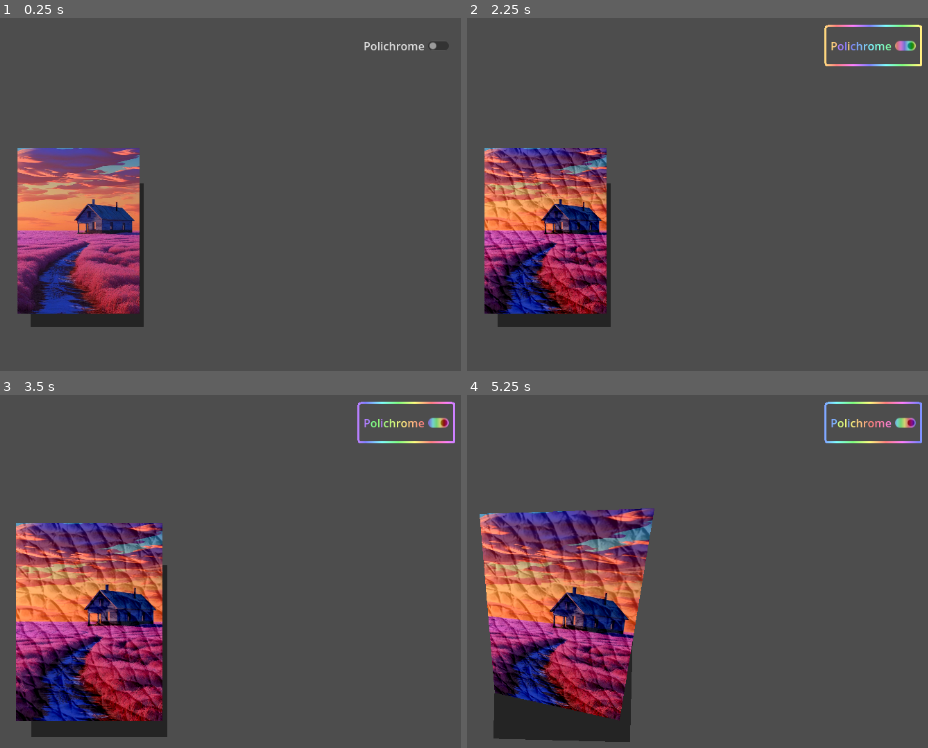
Above: before the commit, frames 1-4 (two rows, left to right).
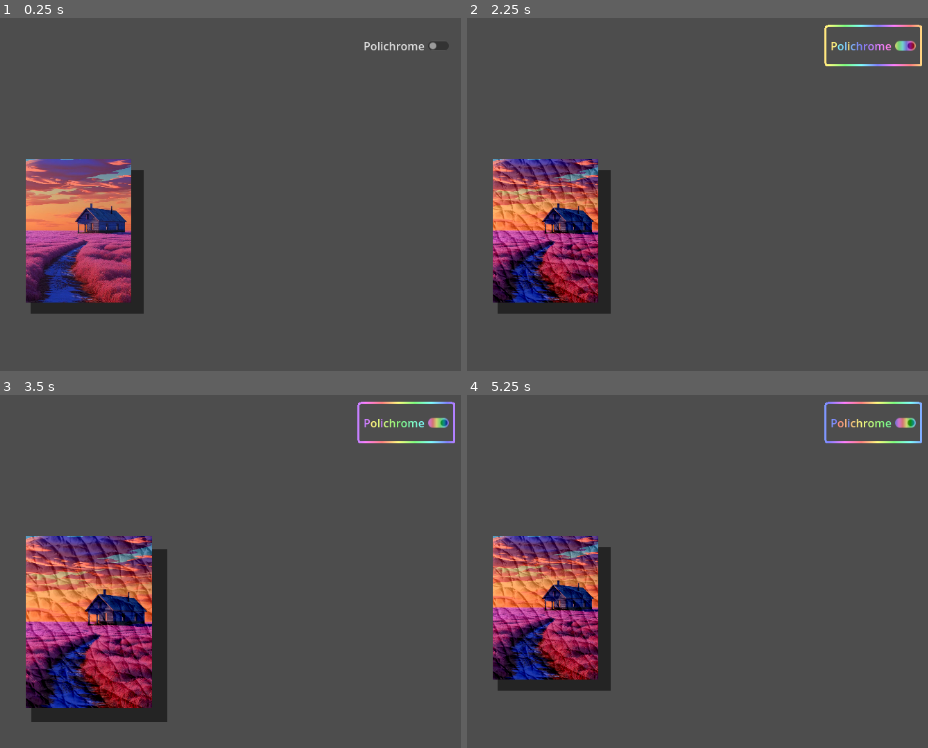
Above: after the commit, the same moments.

Repository: SphinxKingStone/NotBalatro
Game: Godot game, scene res://scenes/main.tscn
Same seed, same stepped clock (60 frames per second), same inputs: the game is played once before the commit and once after it.
Inputs (mouse positions are in pixels of both pictures, inside the frame that each line leads up to):
- Up to frame 1 (0.25 s): no input
- Up to frame 2 (2.25 s): click "Polichrome" at 0.5 s; click "Polichrome" at 1.25 s; click "Polichrome" at 2 s
- Up to frame 3 (3.5 s): move the mouse to (78, 606) at 2.77 s; click (78, 606) at 2.92 s
- Up to frame 4 (5.25 s): move the mouse to (outside the picture) at 3.52 s; click (outside the picture) at 3.67 s; move the mouse to (623, 507) at 4.27 s; click (623, 507) at 4.42 s; move the mouse to (503, 698) at 5.02 s; click (503, 698) at 5.17 s

The runs differ from the first frame. In frame 1, 9.0% of the frame differs, in the area x 3-32%, y 36-88%; in frame 2, 11%; in frame 3, 16%; in frame 4, 20%, in the area x 2-99%, y 1-99%.

Commit message:
update project structure, add shadow on y-axis

Diff:
--- a/shaders/card_effects_shader.tres
+++ b/assets/shaders/card_effects_shader.tres
@@ -1,11 +1,11 @@
 [gd_resource type="ShaderMaterial" load_steps=3 format=3 uid="uid://jqy5g16bmkgs"]
 
-[ext_resource type="Shader" path="res://shaders/card_effects_shader.gdshader" id="1_xe6st"]
+[ext_resource type="Shader" path="res://assets/shaders/card_effects_shader.gdshader" id="1_o0cpq"]
 [ext_resource type="Texture2D" uid="uid://bkafwk54xchyc" path="res://assets/images/scales.png" id="2_fqv8r"]
 
 [resource]
-shader = ExtResource("1_xe6st")
-shader_parameter/rect_size = Vector2(200, 270)
+shader = ExtResource("1_o0cpq")
+shader_parameter/rect_size = Vector2(152, 207)
 shader_parameter/fov = 90.0
 shader_parameter/cull_back = true
 shader_parameter/y_rot = 0.0
--- a/shaders/rainbow_effect.tres
+++ b/assets/shaders/rainbow_effect.tres
@@ -1,10 +1,10 @@
 [gd_resource type="ShaderMaterial" load_steps=2 format=3 uid="uid://vlm5huhyiu53"]
 
-[ext_resource type="Shader" path="res://shaders/rainbow_effect.gdshader" id="1_oru1r"]
+[ext_resource type="Shader" path="res://assets/shaders/rainbow_effect.gdshader" id="1_m44y2"]
 
 [resource]
-shader = ExtResource("1_oru1r")
+shader = ExtResource("1_m44y2")
 shader_parameter/strength = 0.5
 shader_parameter/speed = 0.5
-shader_parameter/angle = 180.0
+shader_parameter/angle = 0.0
 shader_parameter/enabled = false
--- a/scenes/card.tscn
+++ b/scenes/card.tscn
@@ -2,7 +2,7 @@
 
 [ext_resource type="Script" path="res://scripts/card.gd" id="1_3iipp"]
 [ext_resource type="Texture2D" uid="uid://wq7j75j05c8y" path="res://assets/images/card.png" id="2_ho2iv"]
-[ext_resource type="Material" uid="uid://jqy5g16bmkgs" path="res://shaders/card_effects_shader.tres" id="3_mty2i"]
+[ext_resource type="Material" uid="uid://jqy5g16bmkgs" path="res://assets/shaders/card_effects_shader.tres" id="3_mty2i"]
 
 [node name="Card" type="Control"]
 layout_mode = 3
--- a/scenes/main.tscn
+++ b/scenes/main.tscn
@@ -2,7 +2,7 @@
 
 [ext_resource type="Script" path="res://scripts/main.gd" id="1_m0hxw"]
 [ext_resource type="PackedScene" uid="uid://d6otfyylg74q" path="res://scenes/card.tscn" id="2_wowag"]
-[ext_resource type="Material" uid="uid://vlm5huhyiu53" path="res://shaders/rainbow_effect.tres" id="3_jf785"]
+[ext_resource type="Material" uid="uid://vlm5huhyiu53" path="res://assets/shaders/rainbow_effect.tres" id="3_jf785"]
 
 [node name="Main" type="Control"]
 layout_mode = 3
--- a/scripts/card.gd
+++ b/scripts/card.gd
@@ -2,7 +2,8 @@
 
 @export var angle_x_max: float = 15.0
 @export var angle_y_max: float = 15.0
-@export var max_offset_shadow: float = 50.0
+@export var max_shadow_offset_x: float = 50.0
+@export var max_shadow_offset_y: float = 50.0
 
 @export_category("Oscillator")
 @export var spring: float = 150.0
@@ -59,8 +60,10 @@
 	# Only x changes depending on how far we are from the center of the screen
 	var center: Vector2 = get_viewport_rect().size / 2.0
 	var distance: float = global_position.x - center.x
+	shadow.position.x = lerp(0.0, -sign(distance) * max_shadow_offset_x, abs(distance/(center.x)))
 
-	shadow.position.x = lerp(0.0, -sign(distance) * max_offset_shadow, abs(distance/(center.x)))
+	distance = global_position.y - center.y
+	shadow.position.y = lerp(0.0, -sign(distance) * max_shadow_offset_y, abs(distance/(center.y)))
 
 func follow_mouse() -> void:
 	if not following_mouse:
@@ -86,7 +89,6 @@
 		tween_handle.tween_property(self, "rotation", 0.0, 0.3)
 
 func _on_gui_input(event: InputEvent) -> void:
-
 	handle_mouse_click(event)
 
 	# Don't compute rotation when moving the card
Renamed: shaders/card_effects_shader.gdshader -> assets/shaders/card_effects_shader.gdshader
Renamed: shaders/rainbow_effect.gdshader -> assets/shaders/rainbow_effect.gdshader
